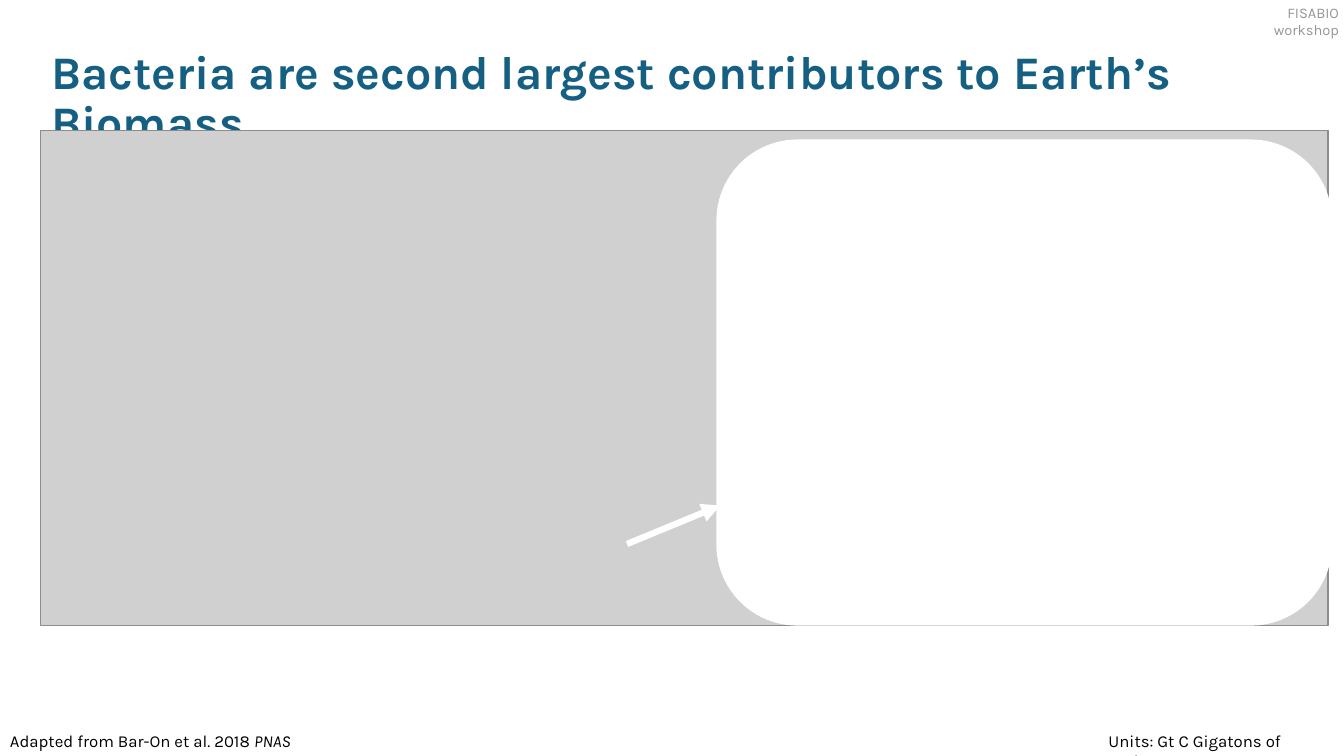
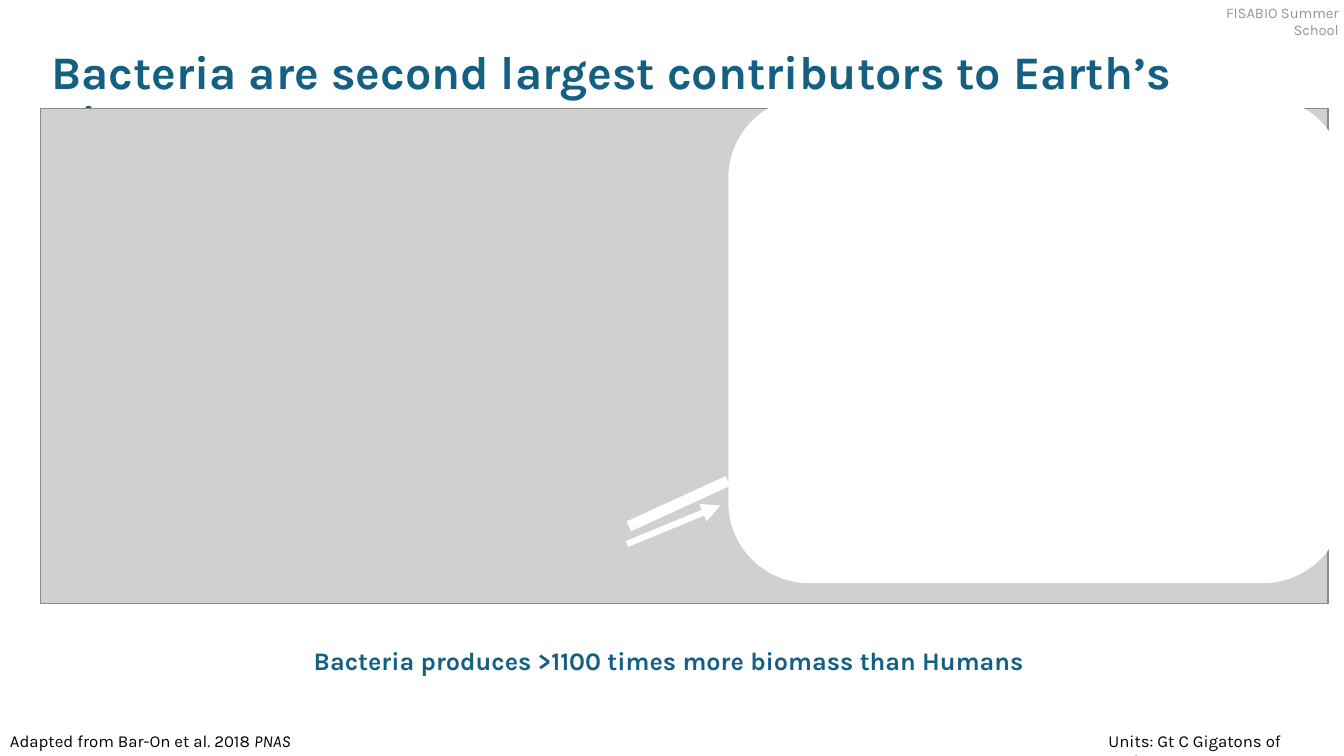
Before and after one commit to kshitijtandon/fisabio-gapseq-workshop, a slide deck: slide 2 of slides/FISABIO_workshop_v1.pptx. Drawn at 1344x756 pixels with LibreOffice and Linux fonts; fonts in the diff are those of the drawing; grey boxes stand for pictures. Boxes give left, top, right and bottom in pixels: in the first picture for what was removed or moved away, otherwise in the second. Text is boxed around its words. In the diff, an @@ line names an element or a change of style, - is before the commit and + after.

```diff
--- a/slides/FISABIO_workshop_v1.pptx
+++ b/slides/FISABIO_workshop_v1.pptx
@@ text at bbox=[1226, 9, 1339, 35]: text changed @@
-FISABIO workshop
+FISABIO Summer School
@@ text "Bacteria are second largest contributors ..." rewrapped from bbox=[51, 56, 1171, 131] to bbox=[51, 56, 1171, 109] @@
@@ picture: place and size @@
-picture at bbox=[41, 130, 1329, 625]
+picture at bbox=[41, 109, 1329, 604]
@@ rounded rectangle: place and size @@
-rounded rectangle at bbox=[717, 139, 1333, 625]
+rounded rectangle at bbox=[729, 97, 1344, 583]
@@ rectangle added at bbox=[628, 477, 729, 530], fill #FFFFFF, outline #FFFFFF 1.5 pt @@
@@ text added at bbox=[314, 652, 1023, 676], 18 pt, text #156082, bold @@
+Bacteria produces >1100 times more biomass than Humans
```
Also in this commit, not shown: 4 other slides changed, 4 slides added, 2 slides removed, 6 other files.
